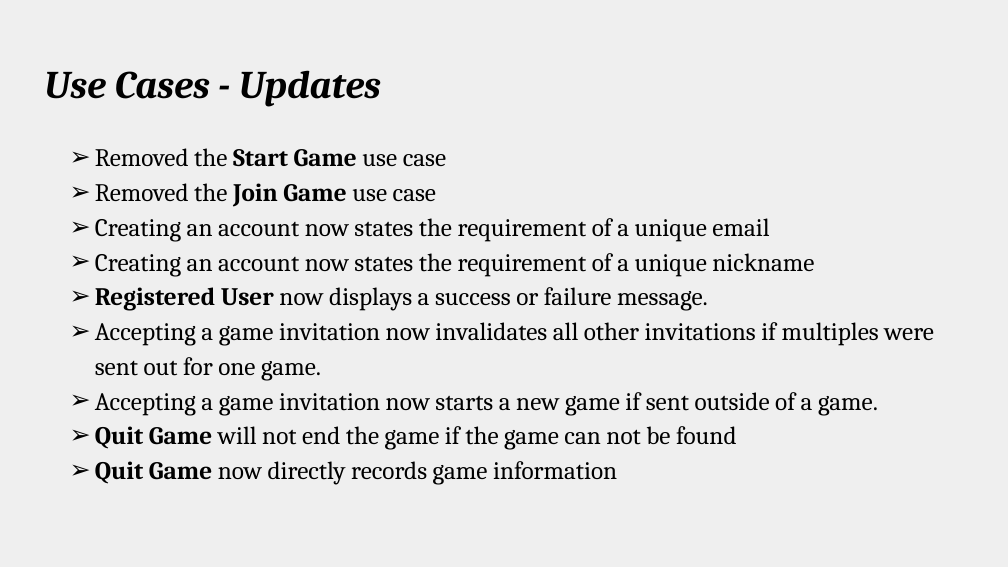
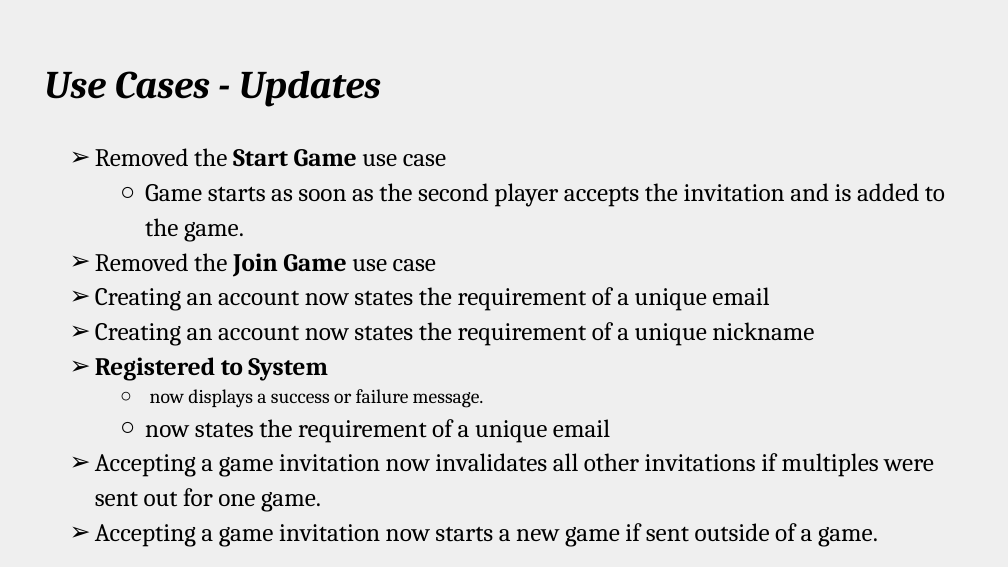
Before and after one commit to amgunden/cs414-f17-301-chessire-coders, a slide deck: slide 9 of documentation/Presentation.pptx. Drawn at 1008x567 pixels with LibreOffice and Linux fonts; fonts in the diff are those of the drawing. Boxes give left, top, right and bottom in pixels: in the first picture for what was removed or moved away, otherwise in the second. Text is boxed around its words. In the diff, an @@ line names an element or a change of style, - is before the commit and + after.

```diff
--- a/documentation/Presentation.pptx
+++ b/documentation/Presentation.pptx
@@ text at box(145, 183, 945, 242): paragraph added @@
+  ○ Game starts as soon as the second player accepts the invitation and is added to the game.
@@ text at box(95, 357, 610, 443): text changed @@
-➢ Registered User now displays a success or failure message.
+➢ Registered to System
+  ○ now displays a success or failure message.
+  ○ now states the requirement of a unique email
@@ text at box(95, 426, 737, 485): paragraphs removed @@
-➢ Quit Game will not end the game if the game can not be found
-➢ Quit Game now directly records game information
```
Also in this commit, not shown: 1 other slide changed, 2 other files.
